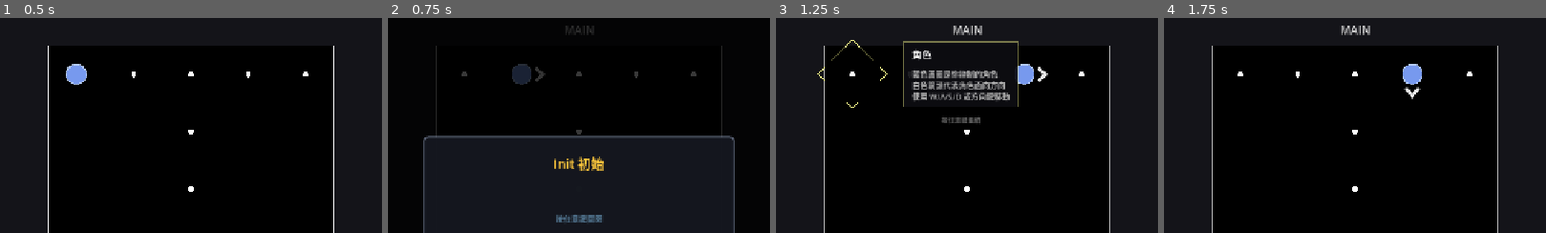
Above: before the commit, frames 1-4 (left to right).
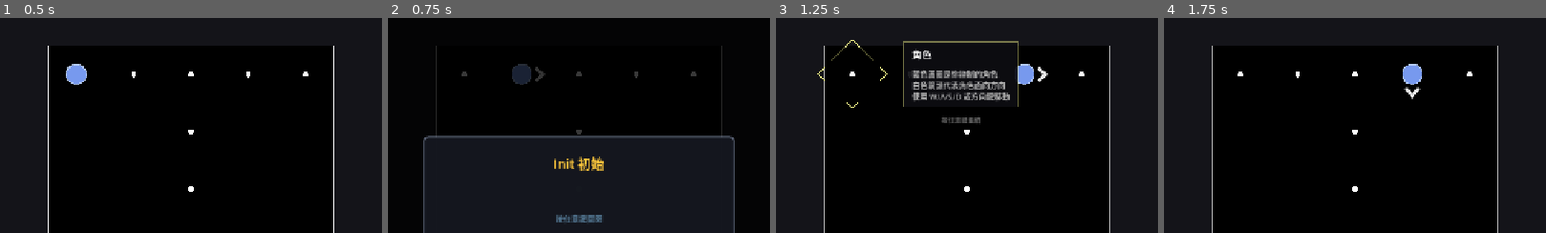
Above: after the commit, the same moments.

Repository: Periodev/DIV
Game: Godot game, scene res://scenes/main.tscn
Same seed, same stepped clock (60 frames per second), same inputs: the game is played once before the commit and once after it.
Inputs:
- Up to frame 1 (0.5 s): no input
- Up to frame 2 (0.75 s): tap Enter at 0.5 s; hold D from 0.53 s (still down); tap R at 0.6 s
- Up to frame 3 (1.25 s): keep holding D; tap Space at 0.77 s
- Up to frame 4 (1.75 s): release D at 1.28 s; hold S from 1.28 s (still down); tap Z at 1.35 s; tap Space at 1.52 s
The pictures show only the part of the screen within x 25-75%, y 10-60%; the shares and areas given below are measured in that part.

Frame 1 is identical in both runs. In frame 2, 0.1% of the frame differs, in the area x 46-54%, y 3-8%; in frame 3, 0.2%; in frame 4, 0.2%.

Commit message:
Merge animation for control bar + hide panel titles
- SystemCalloutUI: animate M/TAB hints out during merge (text fade,
  elbow shorten, horizontal line collapse to white-line boundary)
- TAB elbow tracks animated panel position (phase 2 sync)
- White line endpoints fixed at ±200 from center (440/840)
- Hide DIV0/DIV1/MAIN panel titles

Co-Authored-By: Claude Sonnet 4.6 <noreply@anthropic.com>

Diff:
--- a/godot/scripts/GameRenderer.gd
+++ b/godot/scripts/GameRenderer.gd
@@ -183,10 +183,11 @@
 	# Background
 	draw_rect(Rect2(0, 0, gpx, gpx), _col(COLOR_BG, a))
 
-	# Terrain: drop-field underlay -> connection lines -> node markers
+	# Terrain: base connections under markers, then re-draw filled-hole links on top.
 	_draw_no_carry_underlay(gs, eff, a)
 	_draw_connections(gs, eff, a)
 	_draw_nodes(gs, eff, a)
+	_draw_filled_hole_connections_on_top(gs, eff, a)
 
 	# Entities
 	_draw_entities(eff, a)
@@ -265,6 +266,45 @@
 						pos_a, tt_a, c_a,
 						pos_b, tt_b, _grid_to_local_center(pos_b, eff),
 						eff, a)
+
+
+func _draw_filled_hole_connections_on_top(gs: int, eff: float, a: float) -> void:
+	for y in gs:
+		for x in gs:
+			var pos_a := Vector2i(x, y)
+			var tt_a: int = _spec.state.terrain.get(pos_a, Enums.TerrainType.FLOOR)
+			if tt_a == Enums.TerrainType.WALL:
+				continue
+			var a_filled_hole: bool = (tt_a == Enums.TerrainType.HOLE) and _is_hole_filled(pos_a)
+			if not a_filled_hole:
+				# If A is not a filled hole, only pair draw when neighbor is filled hole.
+				# Keep this pass focused so only filled-hole related links are overlaid.
+				pass
+			var c_a: Vector2 = _grid_to_local_center(pos_a, eff)
+
+			# Right neighbour
+			if x + 1 < gs:
+				var pos_b := Vector2i(x + 1, y)
+				var tt_b: int = _spec.state.terrain.get(pos_b, Enums.TerrainType.FLOOR)
+				if tt_b != Enums.TerrainType.WALL:
+					var b_filled_hole: bool = (tt_b == Enums.TerrainType.HOLE) and _is_hole_filled(pos_b)
+					if a_filled_hole or b_filled_hole:
+						_draw_connection_pair(
+							pos_a, tt_a, c_a,
+							pos_b, tt_b, _grid_to_local_center(pos_b, eff),
+							eff, a)
+
+			# Down neighbour
+			if y + 1 < gs:
+				var pos_b := Vector2i(x, y + 1)
+				var tt_b: int = _spec.state.terrain.get(pos_b, Enums.TerrainType.FLOOR)
+				if tt_b != Enums.TerrainType.WALL:
+					var b_filled_hole: bool = (tt_b == Enums.TerrainType.HOLE) and _is_hole_filled(pos_b)
+					if a_filled_hole or b_filled_hole:
+						_draw_connection_pair(
+							pos_a, tt_a, c_a,
+							pos_b, tt_b, _grid_to_local_center(pos_b, eff),
+							eff, a)
 
 
 func _draw_connection_pair(
@@ -493,8 +533,7 @@
 		# Two entities: left half (lower uid) / right half (higher uid).
 		_draw_hole_fill_half(center, uids[0], core_r, eff, a, PI * 0.5, PI * 1.5)
 		_draw_hole_fill_half(center, uids[1], core_r, eff, a, -PI * 0.5, PI * 0.5)
-	# Filled hole keeps the normal floor center marker to indicate full pass-through.
-	draw_circle(center, 3.8 * node_scale, _col(Color(1, 1, 1, 1.0), a))
+	# Filled hole should not render floor center marker (white dot).
 
 
 func _draw_hole_fill_half(
@@ -515,7 +554,7 @@
 				HOLE_SPLIT_GAP_RATIO
 			)
 		else:
-			var rim_w: float = maxf(3.0, _cell_scale * 4.5)
+			var rim_w: float = maxf(1.0, _cell_scale * 1.8)
 			_draw_polygon_outline(hex, Color(col.r, col.g, col.b, 0.92 * a), rim_w)
 		return
 	var mid_angle: float = 0.5 * (angle_from + angle_to)
@@ -533,7 +572,7 @@
 		_draw_hole_path_outline(
 			path,
 			Color(col.r, col.g, col.b, 0.92 * a),
-			maxf(3.0, _cell_scale * 4.5),
+			maxf(1.0, _cell_scale * 1.8),
 			false
 		)
 
@@ -684,7 +723,7 @@
 
 func _hole_split_line_width() -> float:
 	var ring_w: float = maxf(2.0, _cell_scale * 3.0)
-	return maxf(1.6, ring_w * 0.8)
+	return maxf(1.0, ring_w * 0.55)
 
 
 func _draw_switch_node(
@@ -1502,9 +1541,16 @@
 
 
 func _draw_title(gpx: float, a: float) -> void:
-	var col   := _col(COLOR_TITLE, a)
-	var size  := int(16.0 * _cell_scale)
-	var title_y: float = -maxf(14.0, title_margin_base * _cell_scale)
+	var col := _col(COLOR_TITLE, a)
+	if _spec.title == "View":
+		# Fixed screen position regardless of panel layout or animation.
+		var sx := float(PresentationModel.CENTER_X + PresentationModel.TARGET_PANEL / 2)
+		var sy := float(PresentationModel.CENTER_Y) - 20.0
+		var local_pos := Vector2(sx, sy) - position
+		_draw_center_text("View", local_pos, 16, col)
+		return
+	var size      := int(16.0 * _cell_scale)
+	var title_y   := -maxf(14.0, title_margin_base * _cell_scale)
 	_draw_center_text(_spec.title, Vector2(gpx * 0.5, title_y), size, col)
 
 
--- a/godot/scripts/GameScene.gd
+++ b/godot/scripts/GameScene.gd
@@ -631,6 +631,13 @@
 	if hint_overlay != null:
 		hint_overlay.update_overlay(spec, controller, preview_on, animation_frame)
 
+	var callout_ui = get_node_or_null("UI/SystemCalloutUI")
+	if callout_ui != null and callout_ui.has_method("set_merge_anim_t"):
+		var merge_t := 0.0
+		if _merge_anim_active:
+			merge_t = 1.0 if _merge_anim_entity_phase else merge_preview_progress
+		callout_ui.set_merge_anim_t(merge_t)
+
 
 func _sync_interaction_hint_gates() -> void:
 	if controller == null:
--- a/godot/scripts/PresentationModel.gd
+++ b/godot/scripts/PresentationModel.gd
@@ -221,7 +221,7 @@
 	spec.main_branch = _make_spec(
 		controller.main_branch,
 		focus == 0,
-		"DIV 0" if has_branched else "MAIN",
+		"",
 		BORDER_FOCUSED if (focus == 0) else BORDER_UNFOCUSED,
 		ih if (focus == 0) else null,
 		face_box_hint_pos if (focus == 0) else Vector2i(-1, -1),
@@ -249,7 +249,7 @@
 		spec.sub_branch = _make_spec(
 			controller.sub_branch,
 			focus == 1,
-			"DIV 1",
+			"",
 			BORDER_FOCUSED if (focus == 1) else BORDER_UNFOCUSED,
 			ih if (focus == 1) else null,
 			face_box_hint_pos if (focus == 1) else Vector2i(-1, -1),
--- a/godot/scripts/SystemCalloutUI.gd
+++ b/godot/scripts/SystemCalloutUI.gd
@@ -25,6 +25,12 @@
 var highlight_annotations: Array = []  # ["藍色 = 可合併", ...]
 var _pulse_time: float = 0.0
 var _tab_text_rect: Rect2 = Rect2()
+var merge_anim_t: float = 0.0
+
+
+func set_merge_anim_t(t: float) -> void:
+	merge_anim_t = t
+	queue_redraw()
 
 
 func set_highlight(node_name: String, annotations: Array = []) -> void:
@@ -98,8 +104,8 @@
 		_draw_div_dots(diverge_pos, div_points)
 	else:
 		var line_w: float = size.x * 0.12
-		var left_end: float = center_x - line_w - 40.0
-		var right_end: float = center_x + line_w + 40.0
+		var left_end: float = center_x - 200.0
+		var right_end: float = center_x + 200.0
 
 		var f_x: float = center_x - line_w
 		var v_x: float = center_x
@@ -129,9 +135,9 @@
 			font_size
 		)
 		node_positions["preview"] = Vector2(m_x, baseline_y)
-		_draw_preview_toggle_node(Vector2(m_x, baseline_y), preview_active, font, font_size)
+		_draw_preview_toggle_node(Vector2(m_x, baseline_y), preview_active, font, font_size, merge_anim_t)
 		_draw_div_dots(Vector2(v_x, baseline_y), div_points)
-		var tab_pos := _draw_tab_indicator(size.x, baseline_y, font, font_size)
+		var tab_pos := _draw_tab_indicator(size.x, baseline_y, font, font_size, merge_anim_t)
 		node_positions["tab"] = tab_pos
 
 	_draw_persistent_footer(font, 11)
@@ -170,7 +176,7 @@
 	_draw_callout_label(pos, text, col_text, font, font_size, line_len)
 
 
-func _draw_preview_toggle_node(pos: Vector2, is_active: bool, font: Font, font_size: int) -> void:
+func _draw_preview_toggle_node(pos: Vector2, is_active: bool, font: Font, font_size: int, anim_t: float = 0.0) -> void:
 	var line_len: float = 18.0
 	var col_line: Color = COL_LINE_LIT
 	var col_text: Color = COL_TEXT_LIT
@@ -182,7 +188,10 @@
 	else:
 		draw_circle(pos, node_r, col_line)
 	draw_line(pos + Vector2(0.0, node_r), pos + Vector2(0.0, line_len), col_line, 1.0)
-	_draw_callout_label(pos, label_text, col_text, font, font_size, line_len)
+	var text_alpha := clampf(1.0 - anim_t / 0.30, 0.0, 1.0)
+	if text_alpha > 0.01:
+		col_text.a *= text_alpha
+		_draw_callout_label(pos, label_text, col_text, font, font_size, line_len)
 
 
 func _draw_callout_node(pos: Vector2, text: String, is_lit: bool, font: Font, font_size: int) -> void:
@@ -249,7 +258,7 @@
 			text, HORIZONTAL_ALIGNMENT_LEFT, -1.0, font_size, COL_TEXT_DIM)
 
 
-func _draw_tab_indicator(screen_w: float, y_pos: float, font: Font, font_size: int) -> Vector2:
+func _draw_tab_indicator(screen_w: float, y_pos: float, font: Font, font_size: int, anim_t: float = 0.0) -> Vector2:
 	# Direction cue: left only when DIV1 is centered, otherwise right.
 	var show_left: bool = active_branch == 1
 	var tab_x: float = screen_w * 0.22 if show_left else screen_w * 0.78
@@ -260,21 +269,33 @@
 	var line_col: Color = COL_LINE_DIM
 	var text_col: Color = COL_TEXT_LIT
 
-	# Keep one node at mini-panel center, then extend same horizontal line toward baseline.
-	var elbow_x: float = float(PresentationModel.RIGHT_X + PresentationModel.SIDE_GRID * 0.5)
+	# Keep one node at mini-panel center; track animated panel position during merge.
+	var elbow_base: float = float(PresentationModel.RIGHT_X + PresentationModel.SIDE_GRID / 2)
 	if show_left:
-		elbow_x = float(PresentationModel.LEFT_X + PresentationModel.SIDE_GRID * 0.5)
-	var line_w: float = screen_w * 0.12
-	var baseline_left: float = screen_w * 0.5 - line_w - 40.0
-	var baseline_right: float = screen_w * 0.5 + line_w + 40.0
-	var center_target_x: float = baseline_left if show_left else baseline_right
-	var node_pos: Vector2 = Vector2(elbow_x, y_pos - 24.0)
-
-	draw_line(Vector2(minf(elbow_x, center_target_x), y_pos), Vector2(maxf(elbow_x, center_target_x), y_pos), line_col, 1.0)
-	draw_line(Vector2(elbow_x, y_pos), node_pos, line_col, 1.0)
-	draw_arc(node_pos, 3.0, 0.0, TAU, 12, line_col, 1.0, true)
-
-	draw_string(font, text_pos, text, HORIZONTAL_ALIGNMENT_LEFT, -1.0, font_size, text_col)
+		elbow_base = float(PresentationModel.LEFT_X + PresentationModel.SIDE_GRID / 2)
+	var elbow_target: float = float(PresentationModel.CENTER_X + PresentationModel.SIDE_GRID / 2)
+	var elbow_x: float = lerpf(elbow_base, elbow_target, anim_t)
+	var center_target_x: float = screen_w * 0.5 - 200.0 if show_left else screen_w * 0.5 + 200.0
+
+	# Merge animation:
+	#   Phase 1 (0→0.45): text fades + elbow shortens (synchronized)
+	#   Phase 2 (0.45→1.0): panel (elbow_x) moves; horizontal collapses from elbow_base → center_target_x
+	var phase1_frac := clampf(1.0 - anim_t / 0.45, 0.0, 1.0)
+	var text_alpha  := phase1_frac
+	var elbow_h     := 24.0 * phase1_frac
+	var phase2_t    := clampf((anim_t - 0.45) / 0.55, 0.0, 1.0)
+	elbow_x = lerpf(elbow_base, elbow_target, phase2_t)
+	var h_moving    := lerpf(elbow_base, center_target_x, phase2_t)
+
+	var node_pos: Vector2 = Vector2(elbow_x, y_pos - elbow_h)
+	draw_line(Vector2(minf(center_target_x, h_moving), y_pos), Vector2(maxf(center_target_x, h_moving), y_pos), line_col, 1.0)
+	if elbow_h > 0.5:
+		draw_line(Vector2(elbow_x, y_pos), node_pos, line_col, 1.0)
+		draw_arc(node_pos, 3.0, 0.0, TAU, 12, line_col, 1.0, true)
+
+	if text_alpha > 0.01:
+		draw_string(font, text_pos, text, HORIZONTAL_ALIGNMENT_LEFT, -1.0, font_size,
+			Color(text_col.r, text_col.g, text_col.b, text_col.a * text_alpha))
 	_tab_text_rect = Rect2(text_pos.x - 3.0, text_pos.y - font_size - 1.0, text_w + 6.0, font_size + 4.0)
 	return node_pos
 
